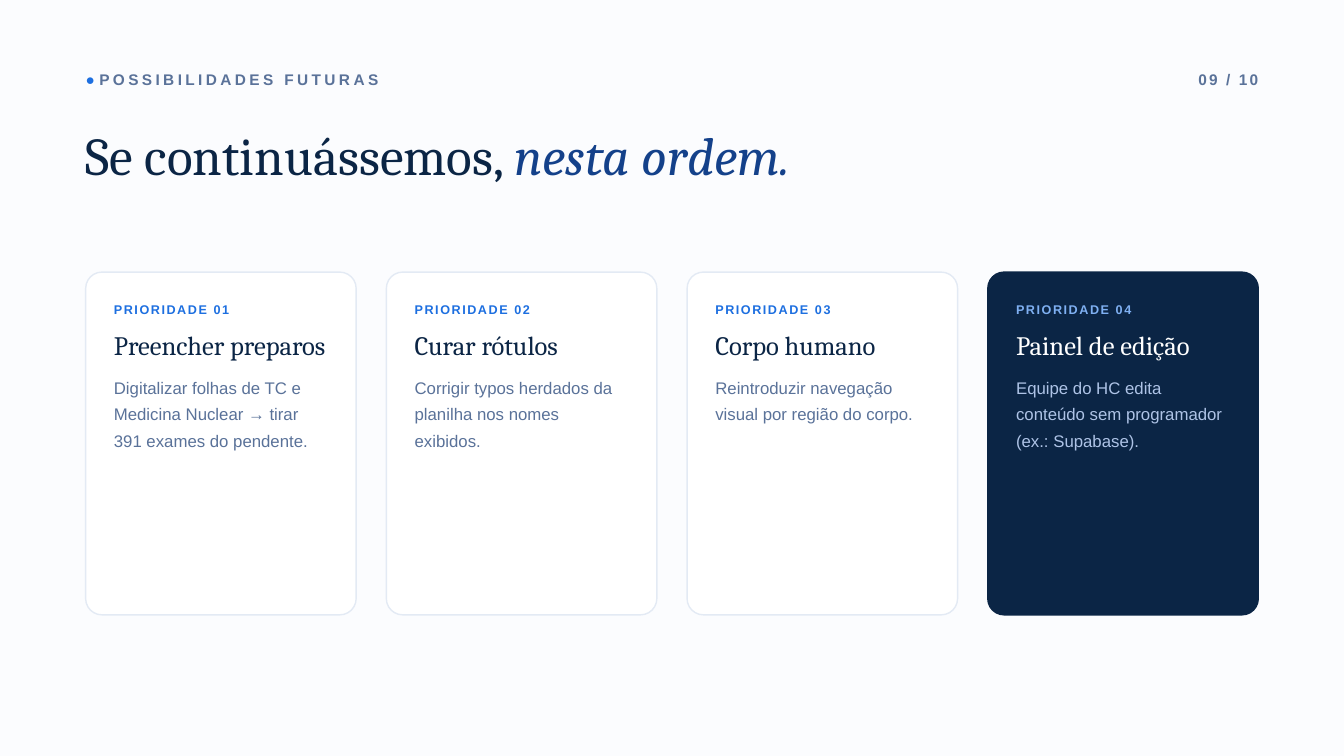
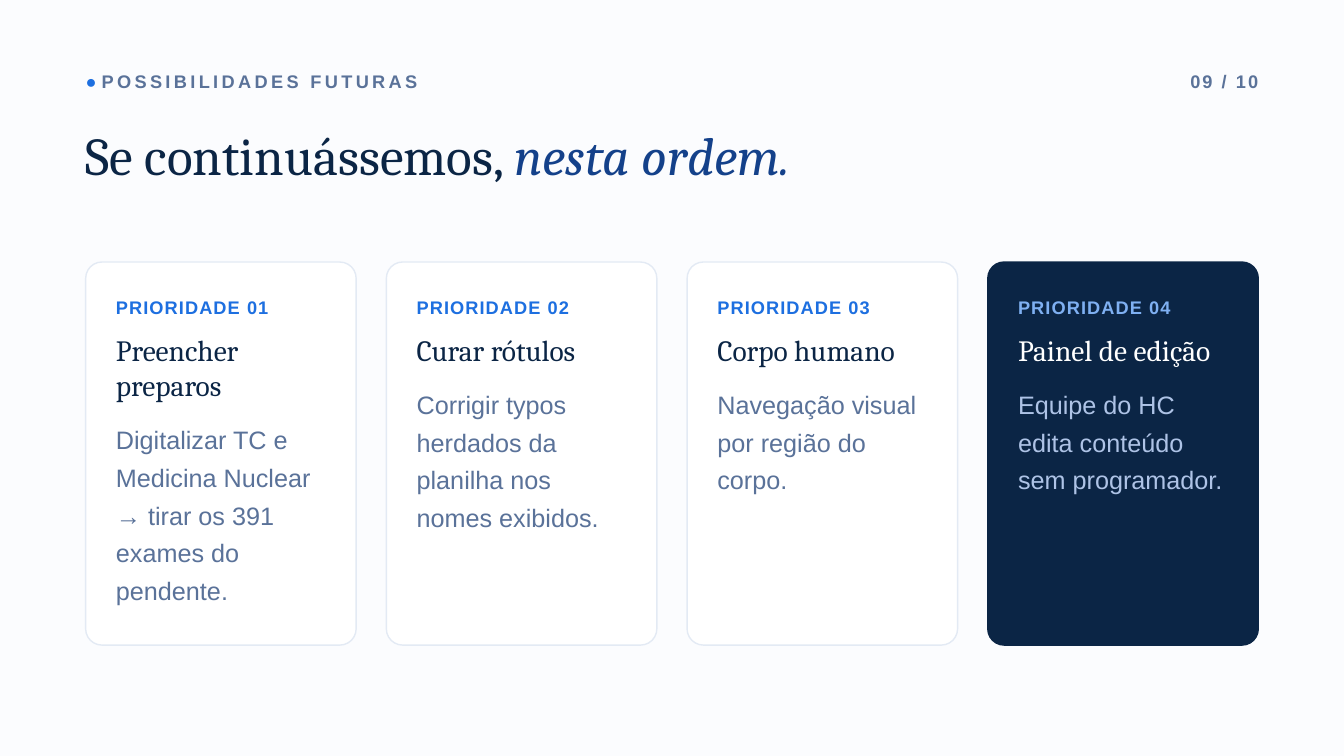
Before and after one commit to ata1de/hc-ufpe-exam-assistant, a slide deck: slide 10 of docs/Apresentacao_HC-UFPE.pptx. Drawn at 1344x756 pixels with LibreOffice and Linux fonts; fonts in the diff are those of the drawing. Boxes give left, top, right and bottom in pixels: in the first picture for what was removed or moved away, otherwise in the second. Text is boxed around its words. In the diff, an @@ line names an element or a change of style, - is before the commit and + after.

Commit message:
docs: bump presentation body text to >=18pt, drop presentation-time meta

```diff
--- a/docs/Apresentacao_HC-UFPE.pptx
+++ b/docs/Apresentacao_HC-UFPE.pptx
@@ text "● POSSIBILIDADES FUTURAS" at [102, 75, 417, 88]: size 11 to 13 pt @@
@@ text "09 / 10" at [1190, 75, 1258, 88]: size 11 to 13 pt @@
@@ text "09 / 10": place and size @@
-text "09 / 10" at [1198, 74, 1258, 85]
+text "09 / 10" at [1190, 75, 1258, 88]
@@ rounded rectangle: place and size @@
-rounded rectangle at [86, 272, 356, 615]
+rounded rectangle at [86, 262, 356, 645]
@@ rounded rectangle: place and size @@
-rounded rectangle at [386, 272, 656, 615]
+rounded rectangle at [386, 262, 656, 645]
@@ rounded rectangle: place and size @@
-rounded rectangle at [688, 272, 958, 615]
+rounded rectangle at [688, 262, 958, 645]
@@ rounded rectangle: place and size @@
-rounded rectangle at [988, 272, 1258, 615]
+rounded rectangle at [988, 262, 1258, 645]
@@ text "PRIORIDADE 02" at [417, 301, 598, 527]: size 9 to 13 pt, letter spacing 1.1 to 0.8 pt in "PRIORIDADE 02"; size 19 to 21 pt in "Curar rótulos"; size 12 to 18 pt in "Corrigir typos herdados da planilha nos nomes ..."; more space between paragraphs; line spacing 1.3 to 1.25 @@
@@ text at [116, 301, 268, 403]: size 9 to 13 pt, letter spacing 1.1 to 0.8 pt in "PRIORIDADE 01"; size 19 to 21 pt in "Preencher preparos"; more space between paragraphs @@
@@ text at [717, 301, 895, 368]: size 9 to 13 pt, letter spacing 1.1 to 0.8 pt in "PRIORIDADE 03"; size 19 to 21 pt in "Corpo humano"; more space between paragraphs @@
@@ text at [1018, 301, 1211, 367]: size 9 to 13 pt, letter spacing 1.1 to 0.8 pt in "PRIORIDADE 04"; size 19 to 21 pt in "Painel de edição"; more space between paragraphs @@
@@ text at [717, 395, 916, 494]: text changed; size 12 to 18 pt @@
-Reintroduzir navegação visual por região do corpo.
+Navegação visual por região do corpo.
@@ text at [1018, 396, 1223, 494]: text changed; size 12 to 18 pt @@
-Equipe do HC edita conteúdo sem programador (ex.: Supabase).
+Equipe do HC edita conteúdo sem programador.
@@ text at [116, 430, 311, 605]: text changed; size 12 to 18 pt @@
-Digitalizar folhas de TC e Medicina Nuclear → tirar 391 exames do pendente.
+Digitalizar TC e Medicina Nuclear → tirar os 391 exames do pendente.
```
Also in this commit, not shown: 10 other slides changed.
